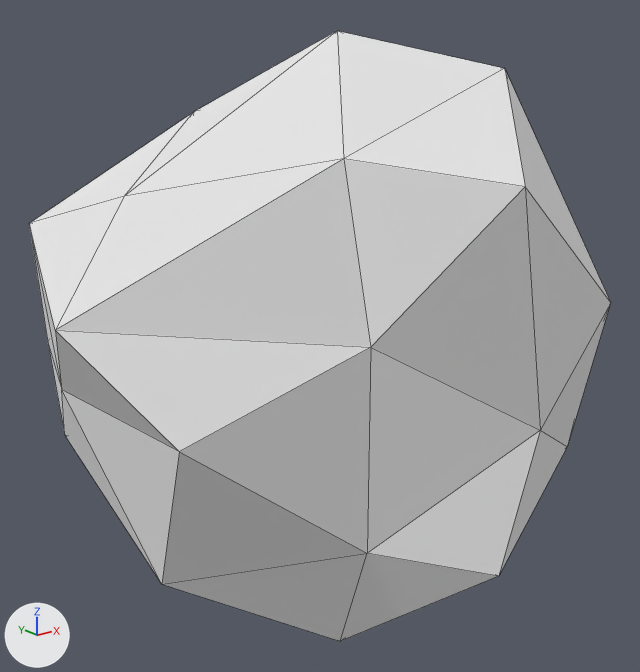
An edit to the OBJ model Assets/Art/Models/Asteroid2.obj, drawn before and after from the same camera.
The view is the same before and after, from a camera (50 mm lens) standing at (-0.914, -1.15, 0.46) and looking at (-0.004, -0.012, 0.005). Arrows for +X, +Y and +Z are at lower left; the lights stay in place. Mesh edges are drawn as thin lines. Where no turn or scale is listed for an object, it has been applied to the vertices.

Names of what the first picture shows: 'Asteroid2'.
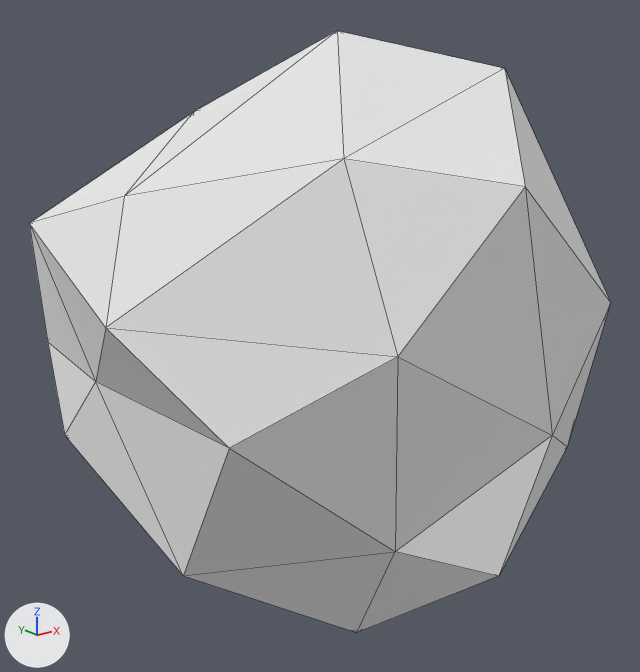
Boxes [x1, y1, x2, y2] around the edits, measured in the pictures (640 x 672 px; the box of a moved part takes in the faces that stretch with it):
'Asteroid2', reshaped
    before: [29, 31, 611, 641]
    after: [29, 31, 611, 632]
part 1 of me_asteroid2, moved or reshaped
    before: [29, 159, 610, 641]
    after: [29, 159, 610, 632]

Edits to the bpy script that builds the scene:
```text
Change me_asteroid2:
    where me_asteroid2.from_pydata(...)  # 42 vertices, 80 faces; spans x -0.512..0.5, y -0.425..0.426, z -0.461..0.5
    used by ob_asteroid2; location = (0.0, 0.0, 0.0)
    before: 26 (0.017, 0.426, 0.0), 27 (0.0, 0.352, -0.263), 40 (-0.233, 0.331, -0.155)
    me_asteroid2 part 1
    add for i in [26, 27, 40]: me_asteroid2.vertices[i].co += Vector((0.0, -0.026, 0.0))
    me_asteroid2.vertices[16].co: (-0.512, -0.123, 0.139) -> (-0.459, -0.153, 0.139)  # pixel (55, 330) -> pixel (105, 327)
    me_asteroid2.vertices[17].co: (-0.164, -0.319, 0.096) -> (-0.164, -0.371, 0.096)  # pixel (370, 347) -> pixel (397, 356)
    me_asteroid2.vertices[18].co: (-0.425, -0.263, 0.0) -> (-0.372, -0.293, 0.0)  # pixel (179, 451) -> pixel (229, 448)
    me_asteroid2.vertices[19].co: (0.086, -0.414, -0.059) -> (0.086, -0.436, -0.059)  # pixel (540, 430) -> pixel (552, 435)
    me_asteroid2.vertices[23].co: (0.398, 0.155, -0.25) -> (0.385, 0.155, -0.193)
    me_asteroid2.vertices[24].co: (0.263, -0.021, -0.386) -> (0.274, -0.021, -0.349)
    me_asteroid2.vertices[32].co: (-0.405, -0.155, -0.25) -> (-0.37, -0.155, -0.25)  # pixel (161, 584) -> pixel (183, 575)
    me_asteroid2.vertices[33].co: (-0.155, -0.25, -0.405) -> (-0.12, -0.25, -0.405)  # pixel (340, 641) -> pixel (356, 632)
    me_asteroid2.vertices[34].co: (-0.164, -0.319, -0.213) -> (-0.129, -0.341, -0.213)  # pixel (367, 553) -> pixel (395, 551)
    me_asteroid2.vertices[38].co: (0.148, 0.229, -0.365) -> (0.157, 0.229, -0.347)
    me_asteroid2.vertices[41].co: (-0.451, 0.031, 0.0) -> (-0.398, 0.031, 0.0)  # pixel (61, 389) -> pixel (95, 381)
```
